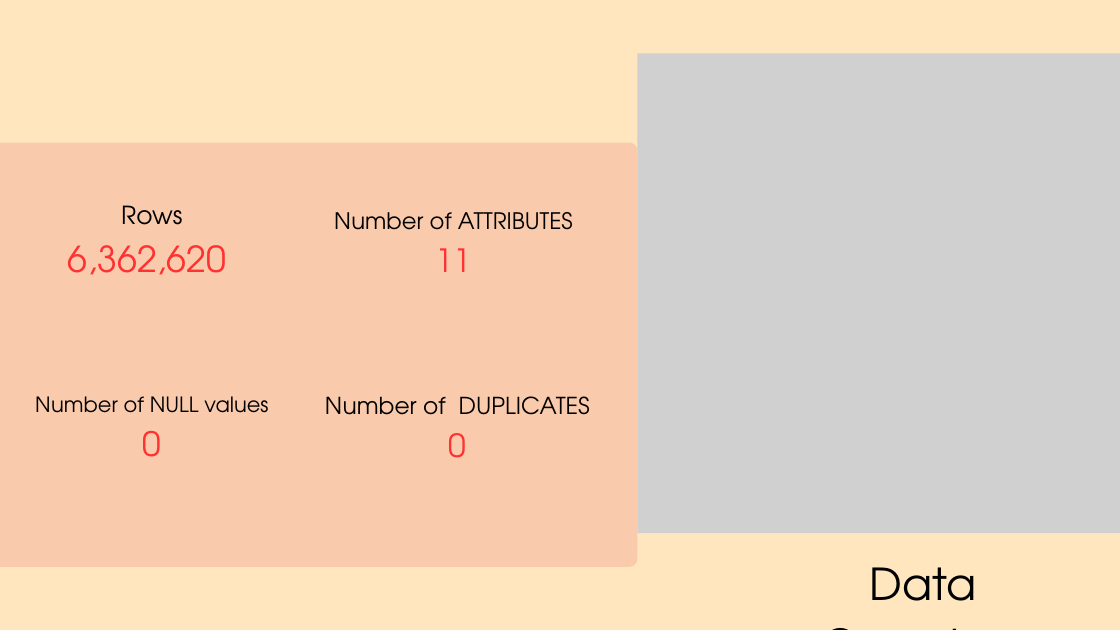
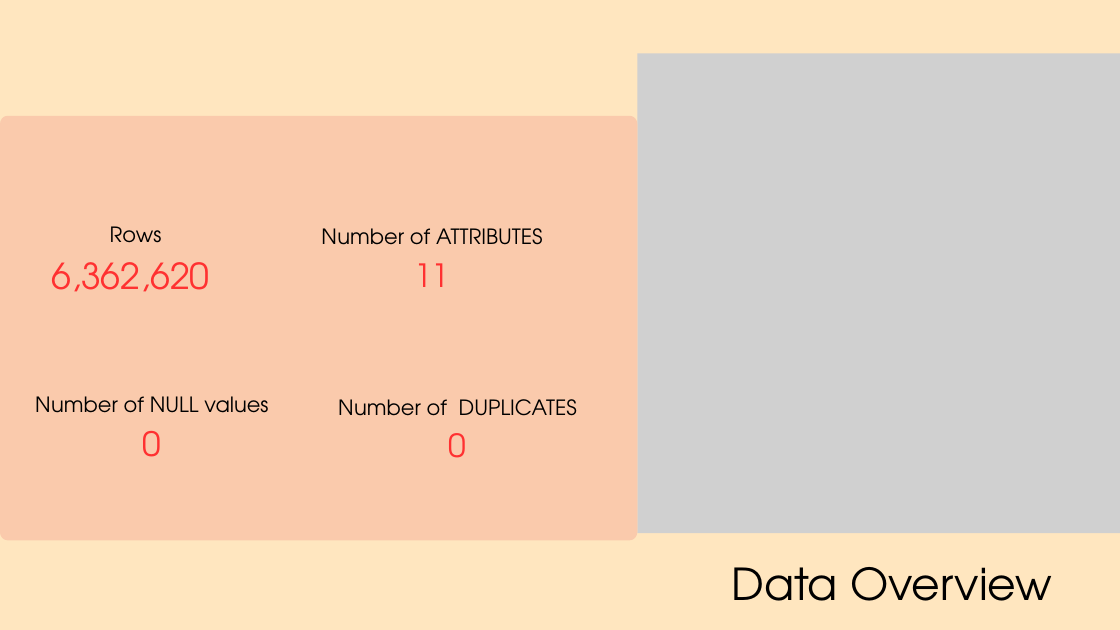
Before and after one commit to namlhhe153396/Financial-data-analytics-Fraud-Detection, a slide deck: slide 4 of Financial data analytics Fraud Detection.pptx. Drawn at 1120x630 pixels with LibreOffice and Linux fonts; fonts in the diff are those of the drawing; grey boxes stand for pictures. Boxes give left, top, right and bottom in pixels: in the first picture for what was removed or moved away, otherwise in the second. Text is boxed around its words. In the diff, an @@ line names an element or a change of style, - is before the commit and + after.

```diff
--- a/Financial data analytics Fraud Detection.pptx
+++ b/Financial data analytics Fraud Detection.pptx
@@ freeform shape moved from (x1=0, y1=143, x2=637, y2=567) to (x1=0, y1=116, x2=637, y2=540) @@
@@ text "Rows" moved from (x1=68, y1=205, x2=226, y2=275) to (x1=51, y1=226, x2=209, y2=292) @@
@@ text at (x1=110, y1=226, x2=162, y2=243): size 32 to 27 pt in "Rows" @@
@@ text "Number of ATTRIBUTES" moved from (x1=334, y1=212, x2=573, y2=272) to (x1=321, y1=228, x2=542, y2=287) @@
@@ text at (x1=321, y1=228, x2=542, y2=245): size 29.2 to 27 pt @@
@@ text at (x1=338, y1=399, x2=577, y2=416): size 30 to 27 pt @@
@@ text "Data Overview" rewrapped from (x1=869, y1=567, x2=976, y2=601) to (x1=731, y1=567, x2=1052, y2=601) @@
```
Also in this commit, not shown: 2 other slides changed.
